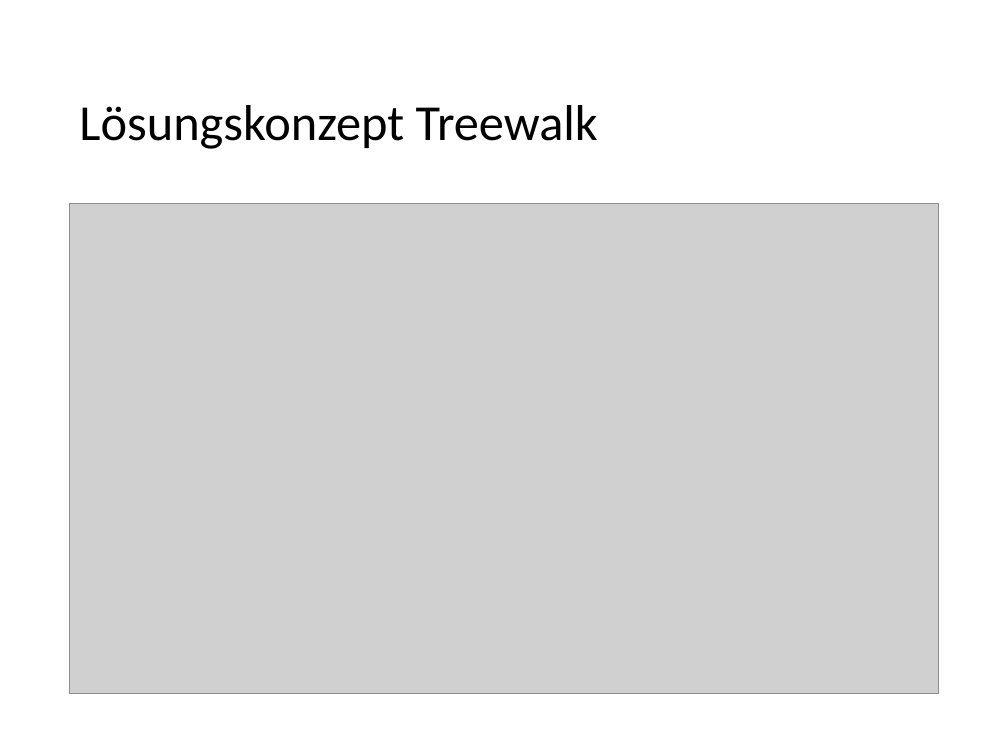
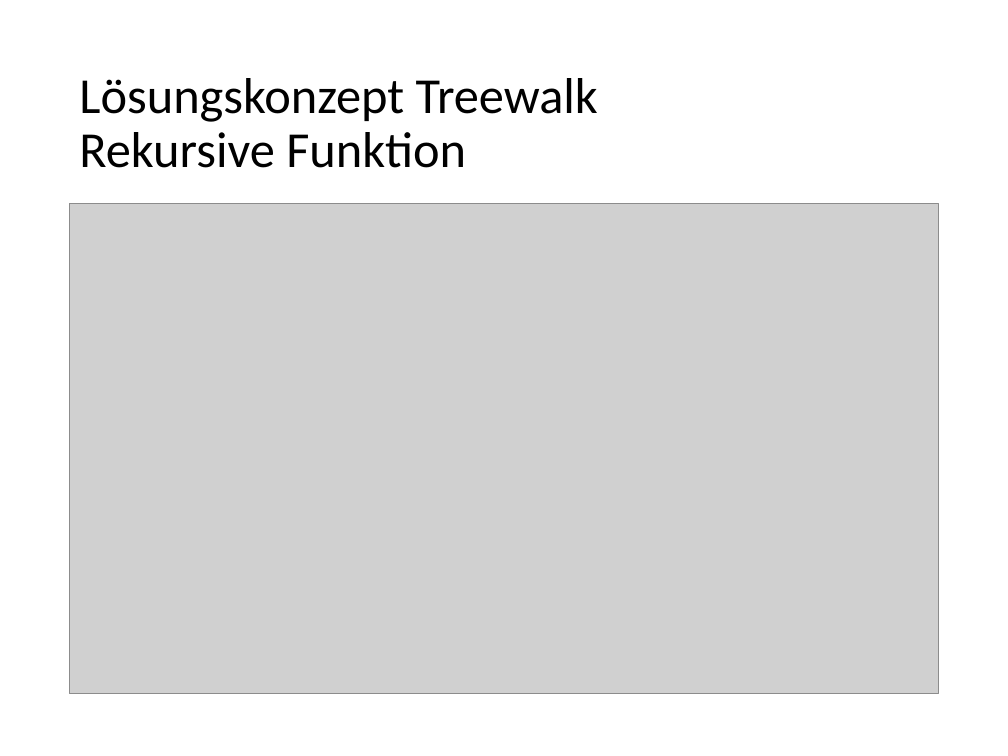
Before and after one commit to juandid/medusa-flow-visualizer, a slide deck: slide 12 of doc/Visualisierung_von_Authentication_Flows.pptx. Drawn at 1008x756 pixels with LibreOffice and Linux fonts; fonts in the diff are those of the drawing; grey boxes stand for pictures. Boxes give left, top, right and bottom in pixels: in the first picture for what was removed or moved away, otherwise in the second. Text is boxed around its words. In the diff, an @@ line names an element or a change of style, - is before the commit and + after.

```diff
--- a/doc/Visualisierung_von_Authentication_Flows.pptx
+++ b/doc/Visualisierung_von_Authentication_Flows.pptx
@@ title at [79, 78, 598, 168]: text changed @@
-Lösungskonzept Treewalk
+Lösungskonzept Treewalk
+Rekursive Funktion
```
Also in this commit, not shown: 8 other slides changed, 3 slides added, 1 slide removed.
